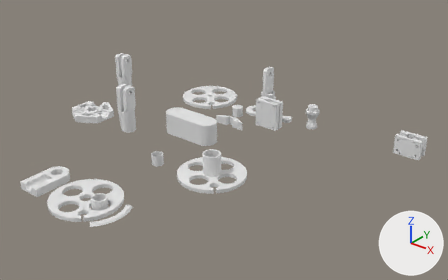
An edit to the Blender file robot-parts/robot-parts.blend, drawn before and after from the same camera.
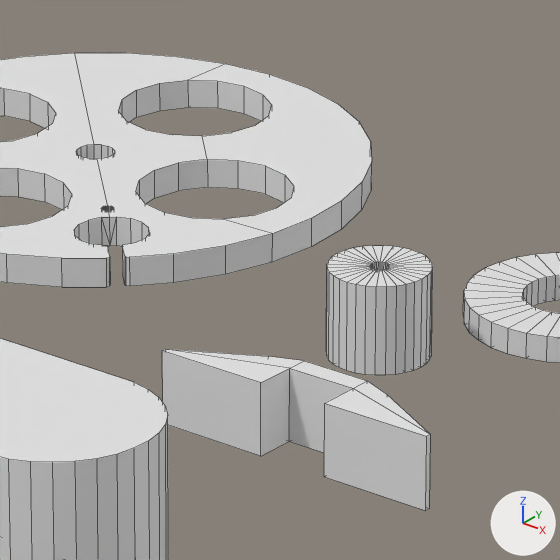
The first picture shows the older version from a 50 mm lens placed at (757.0, -568.0, 560.0), pointed at (78.0, 280.0, 34.0). The close-ups show both versions on the part from 45% to 57% of the width and 29% to 48% of the height of that picture; other places that the commit changed are outside them. The axes (+X, +Y, +Z) are drawn at lower right. The lights are the same throughout. The close-ups show mesh edges as thin lines.

In view in the first close-up: 'Cylinder', 'disk', 'pot-mount', 'spacer', 'thread-end'.
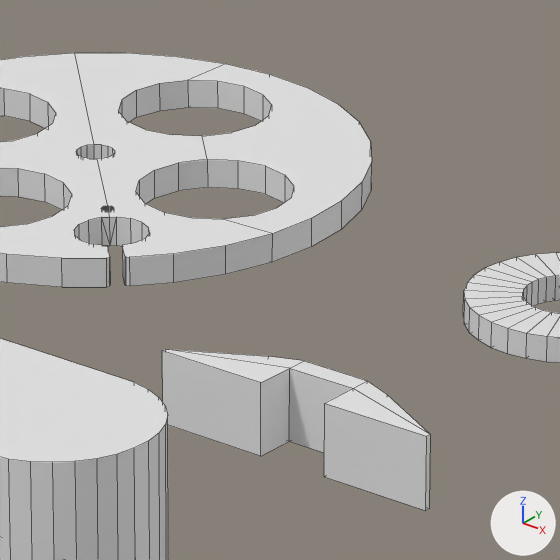
What differs and where, as boxes (x1, y1, x2, y2) in the close-ups (560 x 560 px):
'thread-end', moved (not visible afterwards)
    before: (326, 246, 433, 375)

The change, as a list of edits to the scene's bpy script:
```text
Change ob_thread_end:
    ob_thread_end.location: (-22.0, 454.2, 0.0) -> (0.0, 0.0, 0.0)
```
